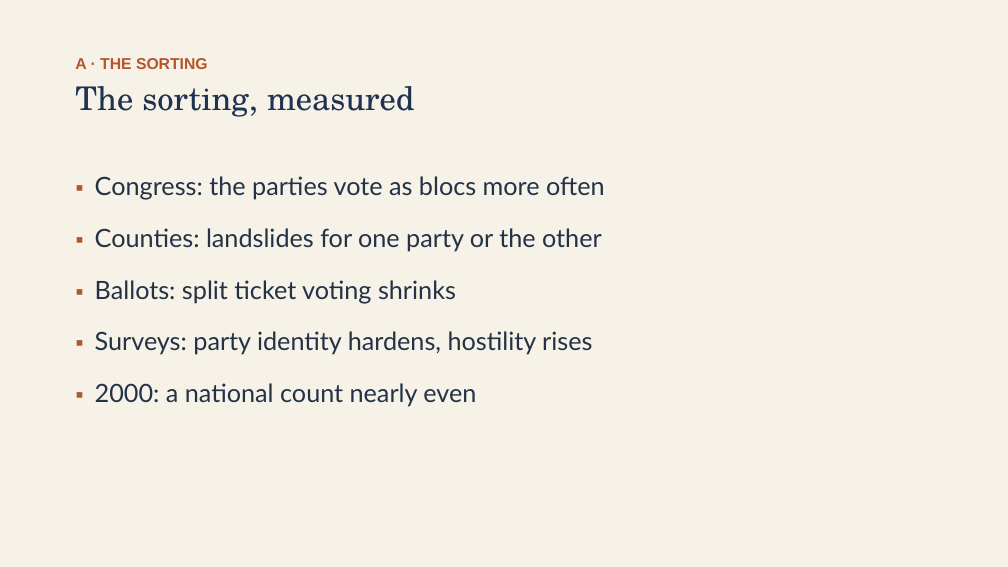
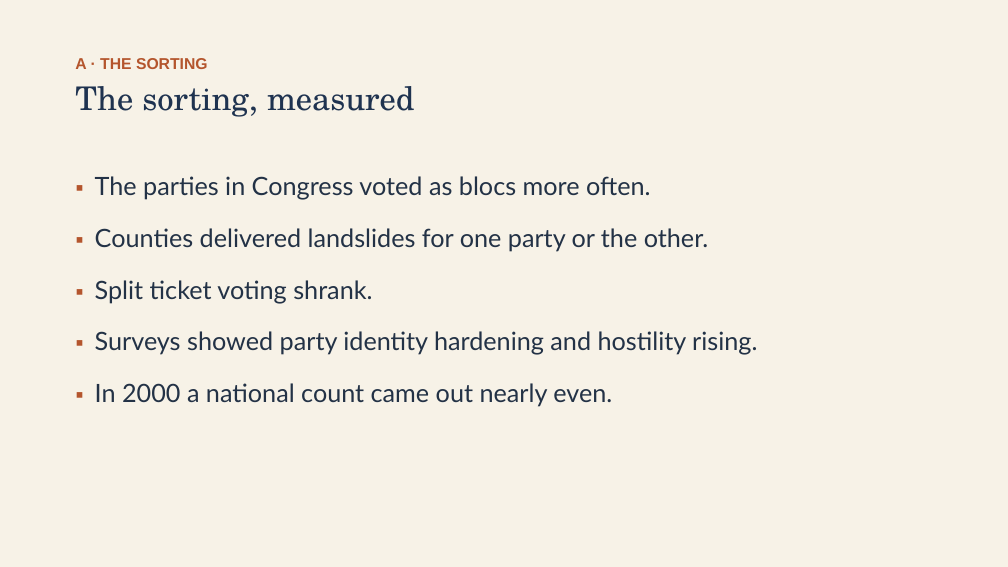
Before and after one commit to ab17gthb/humanities-curriculum-group, a slide deck: slide 5 of modern-america/lesson-08/lesson-08-slides.pptx. Drawn at 1008x567 pixels with LibreOffice and Linux fonts; fonts in the diff are those of the drawing. Boxes give left, top, right and bottom in pixels: in the first picture for what was removed or moved away, otherwise in the second. Text is boxed around its words. In the diff, an @@ line names an element or a change of style, - is before the commit and + after.

Commit message:
Rollout: Modern America L8 reworked and live (A Polarized Nation)

```diff
--- a/modern-america/lesson-08/lesson-08-slides.pptx
+++ b/modern-america/lesson-08/lesson-08-slides.pptx
@@ text at <box>95,176,757,406</box>: text changed @@
-▪ Congress: the parties vote as blocs more often
-▪ Counties: landslides for one party or the other
-▪ Ballots: split ticket voting shrinks
-▪ Surveys: party identity hardens, hostility rises
-▪ 2000: a national count nearly even
+▪ The parties in Congress voted as blocs more often.
+▪ Counties delivered landslides for one party or the other.
+▪ Split ticket voting shrank.
+▪ Surveys showed party identity hardening and hostility rising.
+▪ In 2000 a national count came out nearly even.
```
Also in this commit, not shown: 8 other slides changed, 6 other files.
